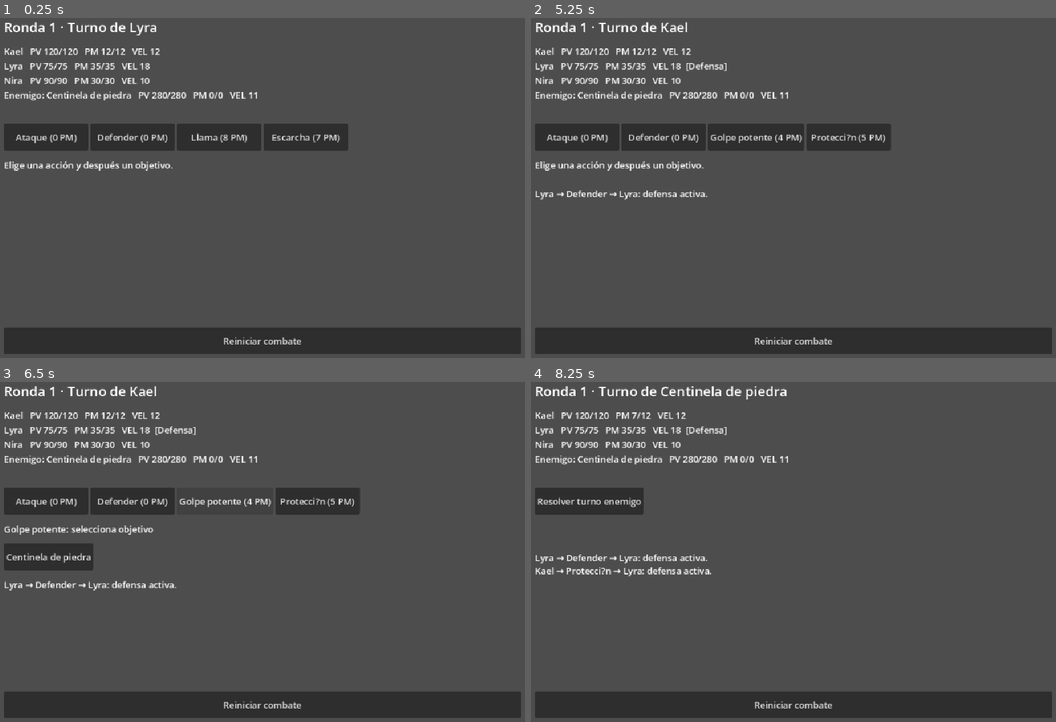
Above: before the commit, frames 1-4 (two rows, left to right).
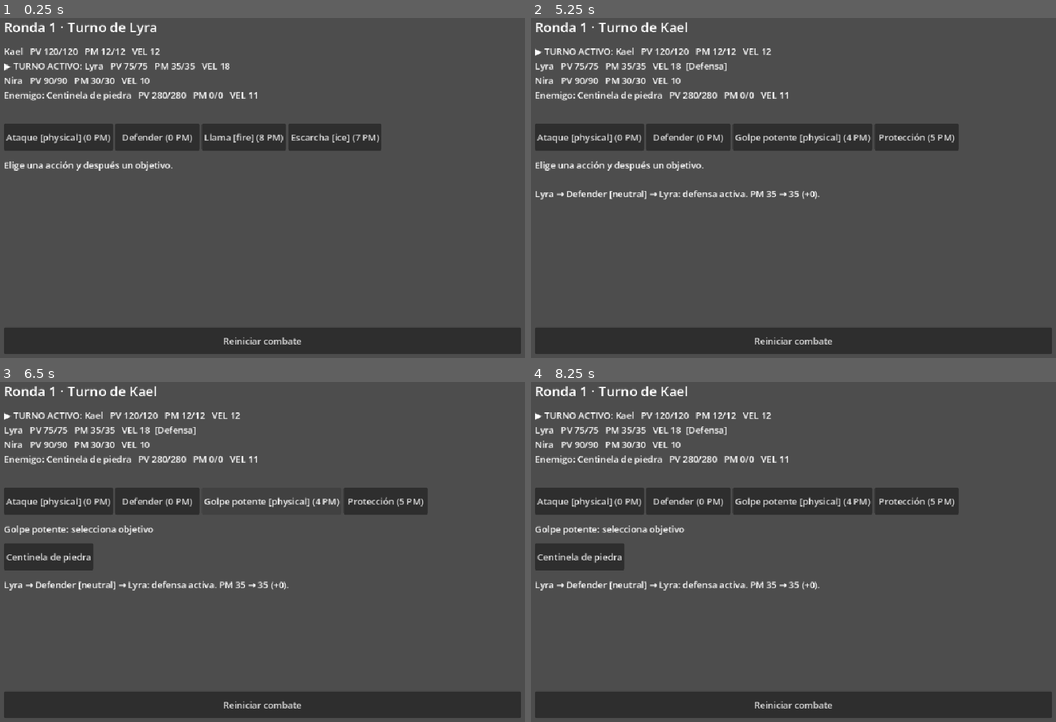
Above: after the commit, the same moments.

Repository: alejbrata/juego_rpg
Game: Godot game, scene res://scenes/battle.tscn
The game is run twice, just before and just after one commit, with the same random seed, the same clock (stepped at 60 frames per second) and the same inputs.
Inputs (mouse positions are in pixels of both pictures, inside the frame that each line leads up to):
- Up to frame 1 (0.25 s): no input
- Up to frame 2 (5.25 s): click "Reiniciar combate" at 0.5 s; click "Reiniciar combate" at 1.25 s; click "Reiniciar combate" at 2 s; click (578, 137) at 2.75 s, where only the run before the commit has a clickable "Ataque (0 PM)"; click (588, 137) at 3.5 s, where only the run after the commit has a clickable "Ataque [physical] (0 PM)"; click "Defender (0 PM)" at 4.25 s; click "Lyra" at 5 s
- Up to frame 3 (6.5 s): click (225, 501) at 5.75 s, where only the run before the commit has a clickable "Golpe potente (4 PM)"
- Up to frame 4 (8.25 s): click (804, 501) at 6.5 s, where only the run after the commit has a clickable "Golpe potente [physical] (4 P…"; click (846, 501) at 7.25 s, where only the run before the commit has a clickable "Protecci?n (5 PM)"; click (662, 555) at 8 s, where only the run before the commit has a clickable "Lyra"

The runs differ from the first frame. In frame 1, 2.0% of the frame differs, in the area x 0-73%, y 13-40%; in frame 2, 2.9%; in frame 3, 2.9%; in frame 4, 8.1%, in the area x 0-82%, y 1-62%.

Commit message:
Implementa combate 0.2 con interceptación y elementos

Diff:
--- a/combat/ability.gd
+++ b/combat/ability.gd
@@ -3,6 +3,9 @@
 
 @export var label: String = ""
 @export var cost: int = 0
-@export_enum("physical", "magic", "heal", "guard", "haste") var effect: String = "physical"
+@export_enum("physical", "magic", "heal", "guard", "protect", "haste") var effect: String = "physical"
 @export var power: int = 0
 @export_enum("enemy", "ally", "self") var target_kind: String = "enemy"
+@export_enum("physical", "fire", "ice", "neutral") var element: String = "neutral"
+# Only offensive area actions are supported; none are assigned in this prototype.
+@export var is_area: bool = false
--- a/combat/battle_engine.gd
+++ b/combat/battle_engine.gd
@@ -10,6 +10,7 @@
 	var mp: int
 	var guarding: bool = false
 	var haste_rounds: int = 0
+	var protection_target: int = -1
 	func _init(definition: CombatantData, is_enemy: bool) -> void:
 		data = definition
 		enemy = is_enemy
@@ -26,9 +27,17 @@
 var cursor: int = 0
 var history: Array[String] = []
 
-func start(heroes: Array[CombatantData], enemies: Array[CombatantData]) -> void:
+func start(heroes: Array[CombatantData], enemies: Array[CombatantData]) -> String:
+	for data in heroes + enemies:
+		if data == null:
+			return "Combatiente inexistente."
+		var error := data.validation_error()
+		if not error.is_empty():
+			return error
 	fighters.clear()
 	history.clear()
+	order.clear()
+	cursor = 0
 	round_number = 0
 	for data in heroes:
 		fighters.append(Fighter.new(data, false))
@@ -36,6 +45,7 @@
 		fighters.append(Fighter.new(data, true))
 	if not _check_end():
 		_new_round()
+	return ""
 
 func current_id() -> int:
 	return order[cursor] if cursor < order.size() else -1
@@ -43,6 +53,7 @@
 func basic_attack() -> BattleAbility:
 	var action := BattleAbility.new()
 	action.label = "Ataque"
+	action.element = "physical"
 	return action
 
 func defend_action() -> BattleAbility:
@@ -54,7 +65,7 @@
 
 func valid_targets(action: BattleAbility) -> Array[int]:
 	var result: Array[int] = []
-	if current_id() < 0 or action == null:
+	if not phase in [Phase.WAITING_PLAYER, Phase.ENEMY_TURN] or current_id() < 0 or action == null:
 		return result
 	var actor := fighters[current_id()]
 	for i in range(fighters.size()):
@@ -72,43 +83,82 @@
 	var actor := fighters[current_id()]
 	if action == null:
 		return "Acción inexistente."
-	var is_basic := action.effect == "physical" and action.label == "Ataque" and action.cost == 0 and action.power == 0 and action.target_kind == "enemy"
-	var is_defend := action.effect == "guard" and action.label == "Defender" and action.cost == 0 and action.target_kind == "self"
+	var is_basic := action.effect == "physical" and action.label == "Ataque" and action.cost == 0 and action.power == 0 and action.target_kind == "enemy" and action.element == "physical" and not action.is_area
+	var is_defend := action.effect == "guard" and action.label == "Defender" and action.cost == 0 and action.target_kind == "self" and not action.is_area
 	if not is_basic and not is_defend and not actor.data.abilities.has(action):
 		return "Habilidad no disponible."
 	if action.cost < 0 or actor.mp < action.cost:
 		return "PM insuficientes."
 	if not valid_targets(action).has(target_id):
 		return "Objetivo inválido."
-	if not action.effect in ["physical", "magic", "heal", "guard", "haste"]:
+	if not action.effect in ["physical", "magic", "heal", "guard", "protect", "haste"]:
 		return "Efecto desconocido."
+	if not action.element in ["physical", "fire", "ice", "neutral"]:
+		return "Elemento desconocido."
+	if action.is_area and (not action.effect in ["physical", "magic"] or action.target_kind != "enemy"):
+		return "Área solo disponible para ataques ofensivos contra enemigos."
+	if action.effect == "protect" and action.target_kind != "ally":
+		return "Protección requiere un aliado."
+	# Validate all data before mutating resources, turn, statuses or log.
+	for fighter in fighters:
+		var error := fighter.data.validation_error()
+		if not error.is_empty():
+			return error
 	var target := fighters[target_id]
+	var old_mp := actor.mp
 	actor.mp -= action.cost
 	var detail := ""
 	match action.effect:
 		"physical", "magic":
-			var offense := actor.data.strength if action.effect == "physical" else actor.data.magic
-			var defense := target.data.defense if action.effect == "physical" else target.data.resistance
-			var damage: int = maxi(1, offense + action.power - defense)
-			if target.guarding:
-				damage = maxi(1, ceili(damage * 0.5))
-			target.hp = maxi(0, target.hp - damage)
-			detail = "%d de daño" % damage
+			var recipients: Array[int] = []
+			if action.is_area:
+				recipients = valid_targets(action)
+			else:
+				recipients.append(target_id)
+			for recipient_id in recipients:
+				_damage(actor, action, recipient_id)
+			detail = "daño registrado"
 		"heal":
+			var old_hp := target.hp
 			var restored := mini(target.data.max_hp - target.hp, actor.data.magic + action.power)
 			target.hp += restored
-			detail = "%d PV recuperados" % restored
+			detail = "%s PV %d → %d (+%d)" % [target.data.label, old_hp, target.hp, restored]
 		"guard":
 			target.guarding = true
 			detail = "defensa activa"
+		"protect":
+			actor.protection_target = target_id
+			detail = "Protección preparada hasta el próximo turno de %s" % actor.data.label
 		"haste":
 			target.haste_rounds = 3
 			detail = "+5 VEL durante las próximas dos rondas"
-	history.append("%s → %s → %s: %s." % [actor.data.label, action.label, target.data.label, detail])
+	history.append("%s → %s [%s] → %s: %s. PM %d → %d (%+d)." % [actor.data.label, action.label, action.element, target.data.label, detail, old_mp, actor.mp, actor.mp - old_mp])
 	if not _check_end():
 		cursor += 1
 		_select_turn()
 	return ""
+
+func _damage(actor: Fighter, action: BattleAbility, target_id: int) -> void:
+	var target := fighters[target_id]
+	var intercepted := false
+	if actor.enemy and not target.enemy and not action.is_area:
+		for protector in fighters:
+			if not protector.enemy and protector.hp > 0 and protector.protection_target == target_id:
+				history.append("Protección: %s intercepta el ataque contra %s." % [protector.data.label, target.data.label])
+				protector.protection_target = -1
+				target = protector
+				intercepted = true
+				break
+	var offense := actor.data.strength if action.effect == "physical" else actor.data.magic
+	var defense := target.data.defense if action.effect == "physical" else target.data.resistance
+	var damage := maxi(1, offense + action.power - defense)
+	damage = maxi(1, floori(damage * target.data.element_multiplier(action.element)))
+	# Interception and Defender never stack; self-protection follows the same path.
+	if intercepted or target.guarding:
+		damage = maxi(1, ceili(damage * 0.5))
+	var old_hp := target.hp
+	target.hp = maxi(0, target.hp - damage)
+	history.append("%s → %s [%s]: %d de daño; PV %d → %d (%+d)." % [action.label, target.data.label, action.element, damage, old_hp, target.hp, target.hp - old_hp])
 
 func step_enemy() -> void:
 	if phase == Phase.ENEMY_TURN:
@@ -157,4 +207,5 @@
 		return
 	var actor := fighters[current_id()]
 	actor.guarding = false
+	actor.protection_target = -1
 	phase = Phase.ENEMY_TURN if actor.enemy else Phase.WAITING_PLAYER
--- a/combat/combatant_data.gd
+++ b/combat/combatant_data.gd
@@ -10,3 +10,22 @@
 @export var resistance: int = 0
 @export var speed: int = 0
 @export var abilities: Array[BattleAbility] = []
+@export var weaknesses: Array[String] = []
+@export var resistances: Array[String] = []
+
+func validation_error() -> String:
+	for element in weaknesses + resistances:
+		if not element in ["physical", "fire", "ice", "neutral"]:
+			return "Elemento desconocido: %s." % element
+		if weaknesses.has(element) and resistances.has(element):
+			return "%s no puede ser débil y resistente a %s." % [label, element]
+	return ""
+
+func element_multiplier(element: String) -> float:
+	if element == "neutral":
+		return 1.0
+	if weaknesses.has(element):
+		return 1.5
+	if resistances.has(element):
+		return 0.5
+	return 1.0
--- a/data/flame.tres
+++ b/data/flame.tres
@@ -7,3 +7,4 @@
 effect = "magic"
 power = 10
 target_kind = "enemy"
+element = "fire"
--- a/data/frost.tres
+++ b/data/frost.tres
@@ -7,3 +7,4 @@
 effect = "magic"
 power = 6
 target_kind = "enemy"
+element = "ice"
--- a/data/power_strike.tres
+++ b/data/power_strike.tres
@@ -7,3 +7,4 @@
 effect = "physical"
 power = 15
 target_kind = "enemy"
+element = "physical"
--- a/data/protection.tres
+++ b/data/protection.tres
@@ -2,8 +2,8 @@
 [ext_resource type="Script" path="res://combat/ability.gd" id="1"]
 [resource]
 script = ExtResource("1")
-label = "Protecci?n"
+label = "Protección"
 cost = 5
-effect = "guard"
+effect = "protect"
 power = 0
 target_kind = "ally"
--- a/data/sentinel.tres
+++ b/data/sentinel.tres
@@ -12,3 +12,5 @@
 resistance = 10
 speed = 11
 abilities = Array[ExtResource("2")]([])
+weaknesses = Array[String](["ice"])
+resistances = Array[String](["fire"])
--- a/scenes/battle.gd
+++ b/scenes/battle.gd
@@ -43,7 +43,12 @@
 func _restart() -> void:
 	var heroes: Array[CombatantData] = [preload("res://data/kael.tres"), preload("res://data/lyra.tres"), preload("res://data/nira.tres")]
 	var enemies: Array[CombatantData] = [preload("res://data/sentinel.tres")]
-	engine.start(heroes, enemies)
+	var error := engine.start(heroes, enemies)
+	if not error.is_empty():
+		status.text = "Datos inválidos: " + error
+		_clear(actions)
+		_clear(targets)
+		return
 	selected = null
 	_refresh()
 
@@ -57,7 +62,11 @@
 	_clear(targets)
 	roster.text = ""
 	for fighter in engine.fighters:
+		if engine.phase in [BattleEngine.Phase.WAITING_PLAYER, BattleEngine.Phase.ENEMY_TURN] and fighter == engine.fighters[engine.current_id()]:
+			roster.text += "▶ TURNO ACTIVO: "
 		roster.text += "%s%s   PV %d/%d   PM %d/%d   VEL %d%s%s\n" % ["Enemigo: " if fighter.enemy else "", fighter.data.label, fighter.hp, fighter.data.max_hp, fighter.mp, fighter.data.max_mp, fighter.speed(), "  [Defensa]" if fighter.guarding else "", "  [Inconsciente]" if fighter.hp == 0 else ""]
+		if fighter.protection_target >= 0 and fighter.hp > 0:
+			roster.text += "    Protección → %s\n" % engine.fighters[fighter.protection_target].data.label
 	log_view.text = "\n".join(engine.history)
 	message.text = ""
 	if engine.phase == BattleEngine.Phase.VICTORY or engine.phase == BattleEngine.Phase.DEFEAT:
@@ -75,7 +84,8 @@
 	var options: Array[BattleAbility] = [engine.basic_attack(), engine.defend_action()]
 	options.append_array(actor.data.abilities)
 	for ability in options:
-		var button := _add_button(actions, "%s (%d PM)" % [ability.label, ability.cost], func() -> void: _choose(ability))
+		var element_label := " [%s]" % ability.element if ability.effect in ["physical", "magic"] else ""
+		var button := _add_button(actions, "%s%s (%d PM)" % [ability.label, element_label, ability.cost], func() -> void: _choose(ability))
 		button.disabled = actor.mp < ability.cost
 
 func _add_button(container: Container, text: String, callback: Callable) -> Button:
--- a/tests/test_battle.gd
+++ b/tests/test_battle.gd
@@ -28,7 +28,138 @@
 			break
 	check(limit > 0, "Avance acotado de rondas")
 
+func protection_battle(target_id: int = 1) -> BattleEngine:
+	var e := BattleEngine.new()
+	var heroes: Array[CombatantData] = [load("res://data/kael.tres"), load("res://data/lyra.tres"), load("res://data/nira.tres")]
+	var enemy := (load("res://data/sentinel.tres") as CombatantData).duplicate(true) as CombatantData
+	var enemies: Array[CombatantData] = [enemy, enemy]
+	e.start(heroes, enemies)
+	e.act(e.basic_attack(), 3)
+	check(e.act(e.fighters[0].data.abilities[1], target_id).is_empty(), "Kael puede proteger a un aliado vivo")
+	return e
+
+func test_protection() -> void:
+	var e := protection_battle()
+	check(e.current_id() == 3 and e.fighters[0].mp == 7, "Protección consume 5 PM y el turno de Kael")
+	check(not e.fighters[1].guarding, "Protección no aplica Defender al aliado")
+	e.act(e.basic_attack(), 1)
+	check(e.fighters[0].hp == 113 and e.fighters[1].hp == 75, "Intercepta con DEF de Kael y reduce 50 %")
+	check(e.fighters[0].protection_target == -1, "Interceptar consume Protección")
+	check("\n".join(e.history).contains("Kael intercepta el ataque contra Lyra"), "Registro identifica interceptor y objetivo")
+	e.act(e.basic_attack(), 1)
+	check(e.fighters[1].hp == 52 and e.fighters[0].hp == 113, "El segundo ataque alcanza al aliado")
+	e = protection_battle()
+	var magic := BattleAbility.new()
+	magic.label = "Magia de prueba"
+	magic.effect = "magic"
+	magic.power = 10
+	e.fighters[3].data.magic = 30
+	e.fighters[3].data.abilities.append(magic)
+	e.act(magic, 1)
+	check(e.fighters[0].hp == 104 and e.fighters[1].hp == 75, "Interceptación mágica usa RES de Kael")
+	e = protection_battle(0)
+	e.fighters[0].guarding = true # Assert non-stacking even if both statuses coexist.
+	e.act(e.basic_attack(), 0)
+	check(e.fighters[0].hp == 113, "Autoprotección y Defender aplican una sola reducción")
+	e = protection_battle()
+	e.fighters[0].hp = 0
+	e.act(e.basic_attack(), 1)
+	check(e.fighters[1].hp == 52, "Kael inconsciente no intercepta")
+	e = protection_battle()
+	e.fighters[0].hp = 3
+	e.act(e.basic_attack(), 1)
+	check(e.fighters[0].hp == 0 and e.fighters[1].hp == 75, "Golpe letal al interceptor no transfiere daño sobrante")
+	e = protection_battle(2)
+	e.act(e.basic_attack(), 0)
+	e.act(e.basic_attack(), 0)
+	check(e.current_id() == 2 and e.fighters[0].protection_target == 2, "Protección no expira al comenzar turno del receptor")
+	e.act(e.defend_action(), 2)
+	check(e.fighters[0].protection_target == 2, "Protección persiste entre rondas antes de actuar Kael")
+	e.act(e.basic_attack(), 3)
+	check(e.current_id() == 0 and e.fighters[0].protection_target == -1, "Expira al comenzar siguiente turno de Kael")
+	e = protection_battle()
+	var area := e.basic_attack()
+	area.label = "Área de prueba"
+	area.is_area = true
+	e.fighters[3].data.abilities.append(area)
+	e.act(area, 1)
+	check(e.fighters[0].hp == 106 and e.fighters[1].hp == 52 and e.fighters[2].hp == 70, "Área daña a todos sin interceptación")
+	check(e.fighters[0].protection_target == 1, "Área no consume Protección")
+	e.act(e.basic_attack(), 1)
+	check(e.fighters[0].hp == 99 and e.fighters[1].hp == 52, "Ataque individual posterior al área sí se intercepta")
+	e = battle()
+	e.act(e.basic_attack(), 3)
+	var protection := e.fighters[0].data.abilities[1]
+	check(e.valid_targets(protection) == [0, 1, 2], "Protección admite todos los aliados vivos incluido Kael")
+	check(not e.act(protection, 3).is_empty(), "Protección rechaza enemigo")
+	e.fighters[1].hp = 0
+	check(not e.act(protection, 1).is_empty(), "Protección rechaza aliado caído")
+	e.fighters[0].mp = 4
+	check(not e.act(protection, 0).is_empty(), "Protección requiere 5 PM")
+	check(e.current_id() == 0 and e.fighters[0].mp == 4 and e.fighters[0].protection_target == -1 and e.history.size() == 2, "Protección inválida conserva recursos, turno, estado y registro")
+
+func test_elements() -> void:
+	var e := battle()
+	e.act(e.fighters[1].data.abilities[1], 3)
+	check(e.fighters[3].hp == 244 and e.fighters[1].mp == 28, "Escarcha: base 24 por debilidad 1,5 = 36")
+	e = battle()
+	var enemy := e.fighters[3].data.duplicate(true) as CombatantData
+	e.fighters[3].data = enemy
+	var spell := e.fighters[1].data.abilities[0].duplicate(true) as BattleAbility
+	var mage := e.fighters[1].data.duplicate(true) as CombatantData
+	e.fighters[1].data = mage
+	mage.abilities.append(spell)
+	spell.element = "neutral"
+	enemy.weaknesses.append("neutral")
+	e.act(spell, 3)
+	check(e.fighters[3].hp == 252, "Neutral siempre multiplica por uno incluso en afinidades")
+	e = battle()
+	mage = e.fighters[1].data.duplicate(true) as CombatantData
+	e.fighters[1].data = mage
+	spell = mage.abilities[1]
+	spell.power = 7
+	e.act(spell, 3)
+	check(e.fighters[3].hp == 243, "Debilidad: base 25 por 1,5 redondea abajo a 37")
+	e = battle()
+	mage = e.fighters[1].data.duplicate(true) as CombatantData
+	e.fighters[1].data = mage
+	spell = mage.abilities[0]
+	spell.power = 11
+	e.act(spell, 3)
+	check(e.fighters[3].hp == 266, "Resistencia: base 29 por 0,5 redondea abajo a 14")
+	e = battle()
+	e.fighters[3].guarding = true
+	e.act(e.fighters[1].data.abilities[0], 3)
+	check(e.fighters[3].hp == 273, "Elemento antes de Defender: base 28, resistencia 14, defensa 7")
+	e = battle()
+	mage = e.fighters[1].data.duplicate(true) as CombatantData
+	e.fighters[1].data = mage
+	mage.magic = 0
+	e.act(mage.abilities[0], 3)
+	check(e.fighters[3].hp == 279, "Daño mínimo uno tras resistencia y redondeo")
+	e = battle()
+	enemy = e.fighters[3].data.duplicate(true) as CombatantData
+	enemy.weaknesses.append("fire")
+	var heroes: Array[CombatantData] = [e.fighters[0].data]
+	var enemies: Array[CombatantData] = [enemy]
+	check(not e.start(heroes, enemies).is_empty(), "Se rechaza enemigo débil y resistente al mismo elemento")
+	check(e.fighters.size() == 4 and e.current_id() == 1 and e.history.is_empty(), "Inicio con datos inválidos no altera combate anterior")
+	e.fighters[3].data = enemy
+	check(not e.act(e.fighters[1].data.abilities[0], 3).is_empty(), "Afinidades contradictorias también bloquean acciones")
+	check(e.fighters[1].mp == 35 and e.current_id() == 1 and e.fighters[3].hp == 280, "Datos inválidos no consumen recursos ni turno")
+	enemy.weaknesses.erase("fire")
+	enemy.resistances.append("unknown")
+	check(not enemy.validation_error().is_empty(), "Elemento desconocido en afinidades se rechaza")
+	e = battle()
+	mage = e.fighters[1].data.duplicate(true) as CombatantData
+	e.fighters[1].data = mage
+	mage.abilities[0].element = "unknown"
+	check(not e.act(mage.abilities[0], 3).is_empty() and e.fighters[1].mp == 35 and e.current_id() == 1, "Habilidad con elemento inválido no consume PM ni turno")
+	check((load("res://data/sentinel.tres") as CombatantData).validation_error().is_empty(), "Centinela original permanece válido y sin mutar")
+
 func _initialize() -> void:
+	test_protection()
+	test_elements()
 	var e := battle()
 	check(e.order == [1, 0, 3, 2], "Orden por velocidad")
 	check(e.round_number == 1 and e.phase == BattleEngine.Phase.WAITING_PLAYER, "Inicio espera al jugador")
@@ -42,9 +173,9 @@
 	check(e.act(flame, 3) != "" and e.current_id() == 1, "Valida PM antes de actuar")
 	e.fighters[1].mp = 35
 	check(e.act(flame, 3).is_empty(), "Llama válida")
-	check(e.fighters[3].hp == 252 and e.fighters[1].mp == 27, "Fórmula mágica y coste")
+	check(e.fighters[3].hp == 266 and e.fighters[1].mp == 27, "Fórmula mágica, resistencia al fuego y coste")
 	check(e.act(e.fighters[0].data.abilities[0], 3).is_empty(), "Golpe potente válido")
-	check(e.fighters[3].hp == 225 and e.fighters[0].mp == 8, "Fórmula física y coste")
+	check(e.fighters[3].hp == 239 and e.fighters[0].mp == 8, "Fórmula física y coste")
 	e.step_enemy()
 	check(e.fighters[0].hp == 106 and e.current_id() == 2, "IA ataca y pasa turno")
 	e.fighters[0].hp = 110
@@ -62,11 +193,11 @@
 	e.act(e.defend_action(), 1)
 	e.act(e.fighters[0].data.abilities[1], 0)
 	e.step_enemy()
-	check(e.fighters[0].hp == 113 and e.fighters[0].guarding, "Protección reduce daño a la mitad")
+	check(e.fighters[0].hp == 113 and not e.fighters[0].guarding and e.fighters[0].protection_target == -1, "Autoprotección intercepta una vez sin activar Defender")
 	e.act(e.defend_action(), 2)
-	check(not e.fighters[1].guarding and e.fighters[0].guarding, "Defensa expira solo al comenzar el turno propio")
-	e.act(e.defend_action(), 1)
-	check(not e.fighters[0].guarding, "Protección expira al turno del receptor")
+	check(not e.fighters[1].guarding, "Defensa expira al comenzar el turno propio")
+	e.act(e.defend_action(), 1)
+	check(not e.fighters[0].guarding, "Protección no se confunde con Defender")
 	e = battle()
 	e.act(e.basic_attack(), 3)
 	e.act(e.basic_attack(), 3)
@@ -175,6 +306,22 @@
 	check(ui.engine.current_id() == 2, "Botón enemigo ejecuta IA y avanza a Nira")
 	ui._restart()
 	check(ui.engine.current_id() == 1 and ui.engine.history.is_empty(), "Reinicio de interfaz")
+	check(ui.status.text.contains("Lyra") and ui.roster.text.contains("TURNO ACTIVO: Lyra"), "Interfaz identifica personaje activo")
+	check(ui.actions.get_child(2).text.contains("[fire]") and ui.actions.get_child(3).text.contains("[ice]"), "Botones muestran elementos de habilidades")
+	ui.actions.get_child(2).pressed.emit()
+	ui.targets.get_child(0).pressed.emit()
+	check(ui.log_view.text.contains("PV 280 → 266 (-14)") and ui.log_view.text.contains("PM 35 → 27 (-8)"), "Registro visual incluye cambios reales de PV y PM")
+	ui.actions.get_child(3).pressed.emit()
+	check(ui.targets.get_child_count() == 3, "Interfaz permite elegir aliado para Protección")
+	ui.engine.fighters[0].mp = 0
+	ui.targets.get_child(0).pressed.emit()
+	check(ui.engine.current_id() == 0 and ui.engine.fighters[0].mp == 0 and ui.message.text == "PM insuficientes.", "Callback inválido muestra error sin gastar turno ni PM")
+	ui.engine.fighters[0].mp = 12
+	ui.targets.get_child(0).pressed.emit()
+	ui.actions.get_child(0).pressed.emit()
+	check(ui.engine.fighters[0].hp == 113 and ui.log_view.text.contains("Kael intercepta"), "Interfaz ejecuta y muestra autoprotección")
+	ui._restart()
+	check(ui.engine.fighters[0].protection_target == -1 and ui.engine.fighters[0].mp == 12 and ui.log_view.text.is_empty(), "Reiniciar limpia Protección, PM y registro")
 	ui.free()
 	print("%d comprobaciones; %d fallos" % [checks, failures])
 	quit(0 if failures == 0 else 1)
Not shown, changed: AGENTS.md
Not shown, changed: docs/GDD.md
